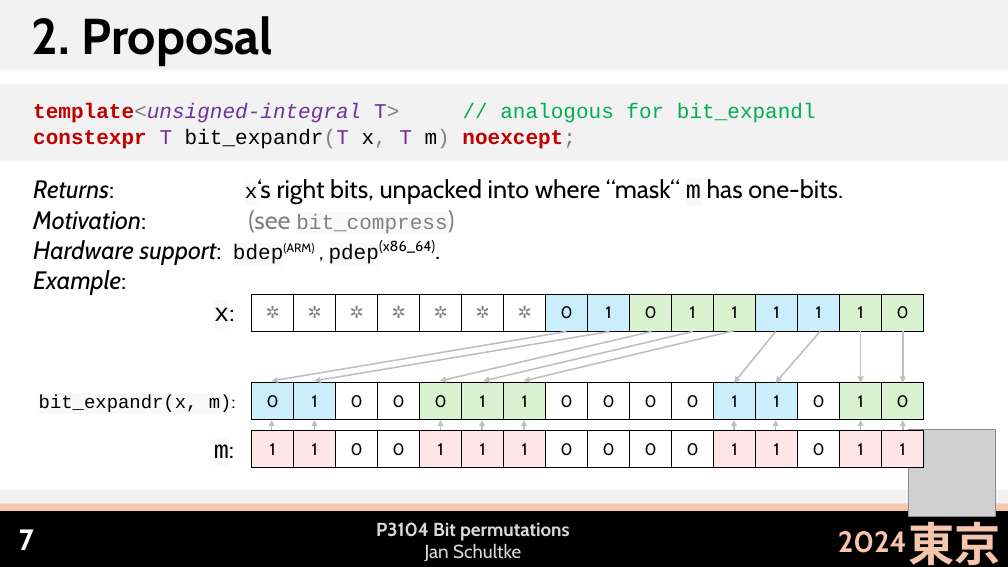
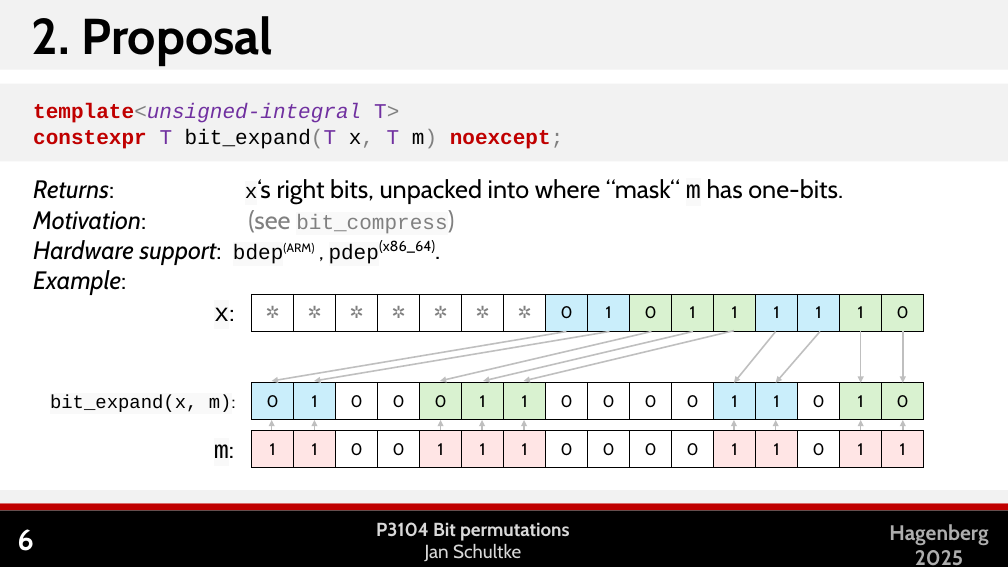
Before and after one commit to Eisenwave/cpp-proposals, a slide deck: slide 7 of slides/p3104-slides.pptx (slide 8 before the commit). Drawn at 1008x567 pixels with LibreOffice and Linux fonts; fonts in the diff are those of the drawing; grey boxes stand for pictures. Boxes give left, top, right and bottom in pixels: in the first picture for what was removed or moved away, otherwise in the second. Text is boxed around its words. In the diff, an @@ line names an element or a change of style, - is before the commit and + after.

```diff
--- a/slides/p3104-slides.pptx
+++ b/slides/p3104-slides.pptx
@@ text at [33, 104, 564, 149]: text changed @@
-template<unsigned-integral T> // analogous for bit_expandl
-constexpr T bit_expandr(T x, T m) noexcept;
+template<unsigned-integral T>
+constexpr T bit_expand(T x, T m) noexcept;
@@ text at [50, 395, 236, 412]: text changed @@
-bit_expandr(x, m):
+bit_expand(x, m):
@@ picture removed at [909, 430, 996, 516] @@
@@ rectangle at [0, 504, 1008, 510]: fill #F6C6AC to #C00000 @@
@@ page number at [17, 529, 34, 551]: text changed @@
-7
+6
@@ text removed at [838, 531, 907, 553] @@
-2024
@@ text added at [889, 524, 988, 566], 20 pt, text #AEAEAE, bold @@
+Hagenberg
+2025
@@ text removed at [908, 514, 1000, 565] @@
-東京
```
Also in this commit, not shown: 8 other slides changed, 2 slides removed, 1 other file.
